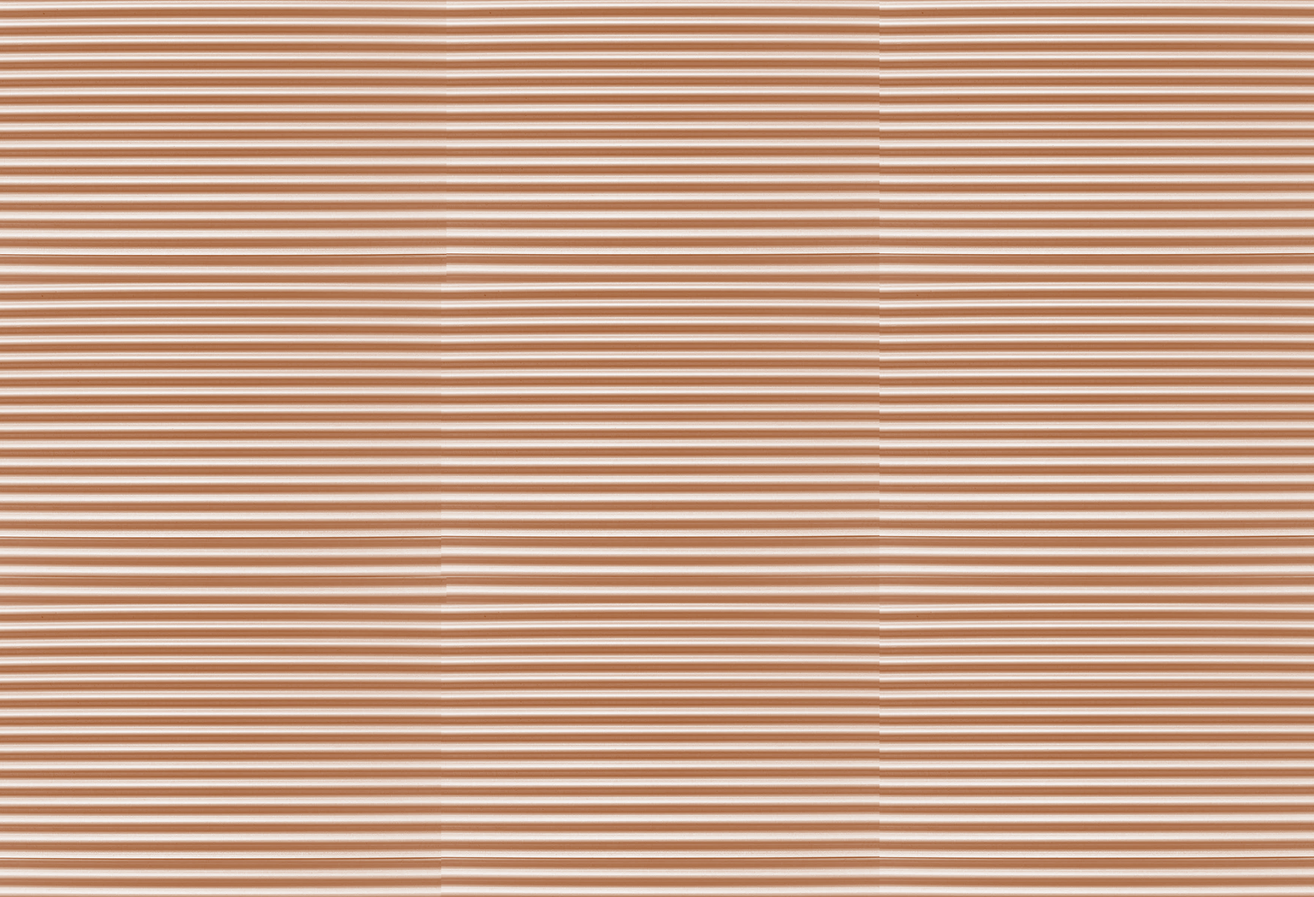
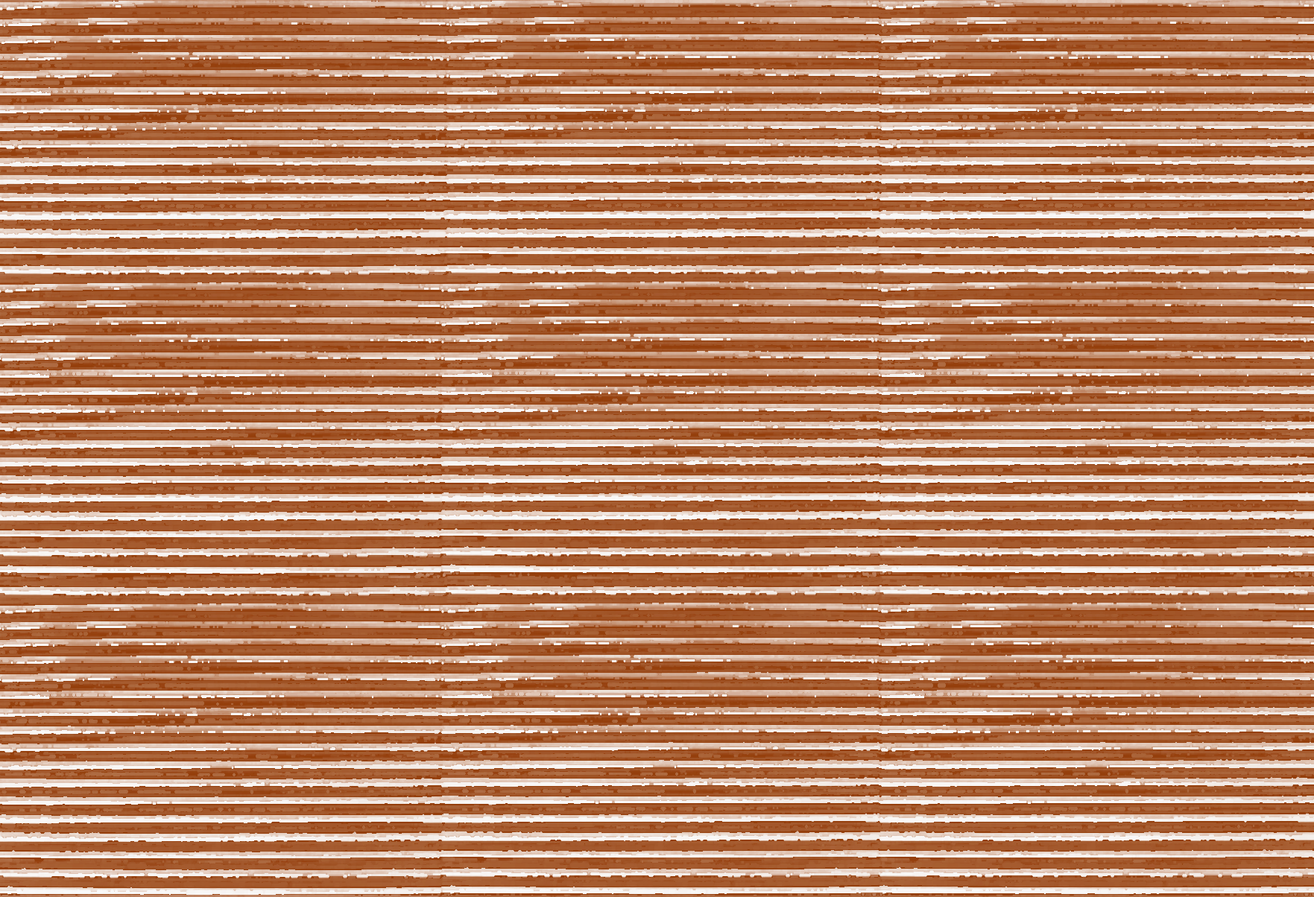
Layered file, before and after one edit (1314px x 897px). Changes by layer:
added group "Grupo 1" with 3 layers over [0, 0, 1314, 897]
moved "Capa 1" into group "Grupo 1", painted on it over [0, 0, 1314, 897]
